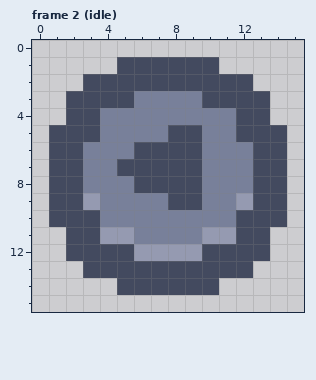
One commit to this pixel-art file: projects/controller/assets/btn_left.ase. The first picture shows the starting point.
16x16 pixels, 2 frames. Shown: frame 2 (idle).
After:
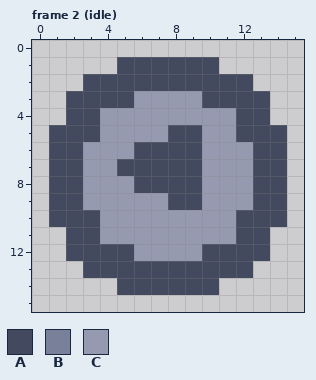
Palette (. is transparent): A #434a5f  B #78809a  C #959ab1
Diff:
Frame 2 (idle):
y 3: x 6..9 BBBB -> CCCC
y 4: x 4..11 BBBBBBBB -> CCCCCCCC
y 5: x 4..7 BBBB -> CCCC; x 10..11 BB -> CC
y 6: x 3..5 BBB -> CCC; x 10..12 BBB -> CCC
y 7: x 3..4 BB -> CC; x 10..12 BBB -> CCC
y 8: x 3..5 BBB -> CCC; x 10..12 BBB -> CCC
y 9: x 4..7 BBBB -> CCCC; x 10..11 BB -> CC
y 10: x 4..11 BBBBBBBB -> CCCCCCCC
y 11: x 6..9 BBBB -> CCCC
